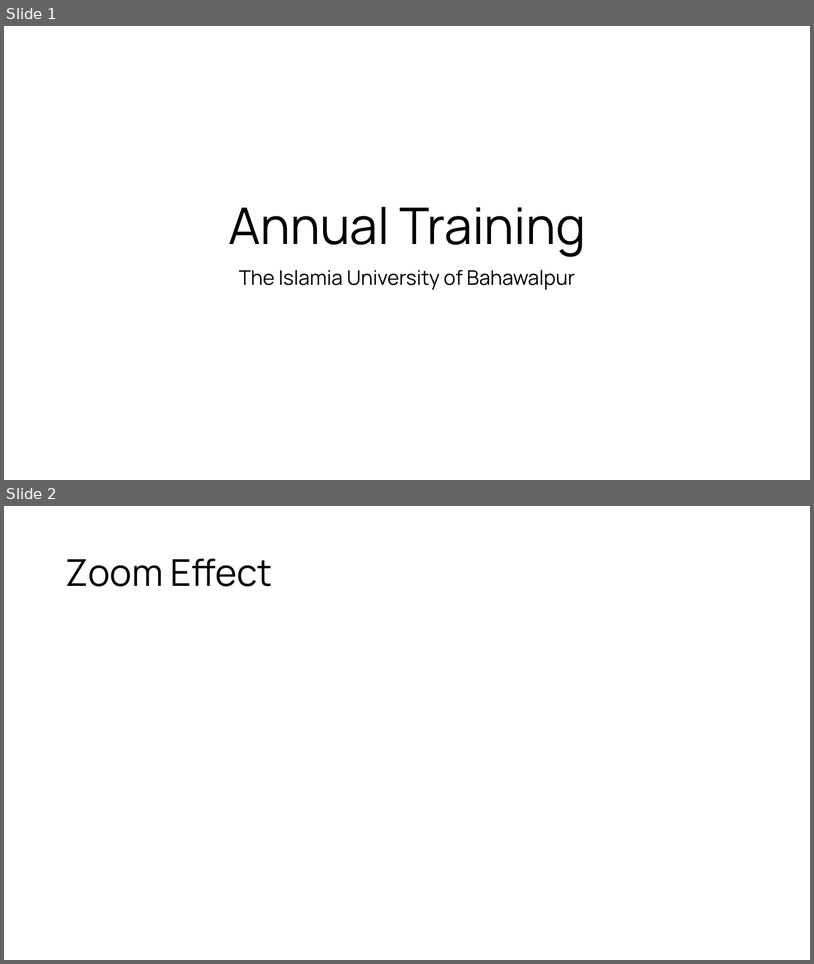
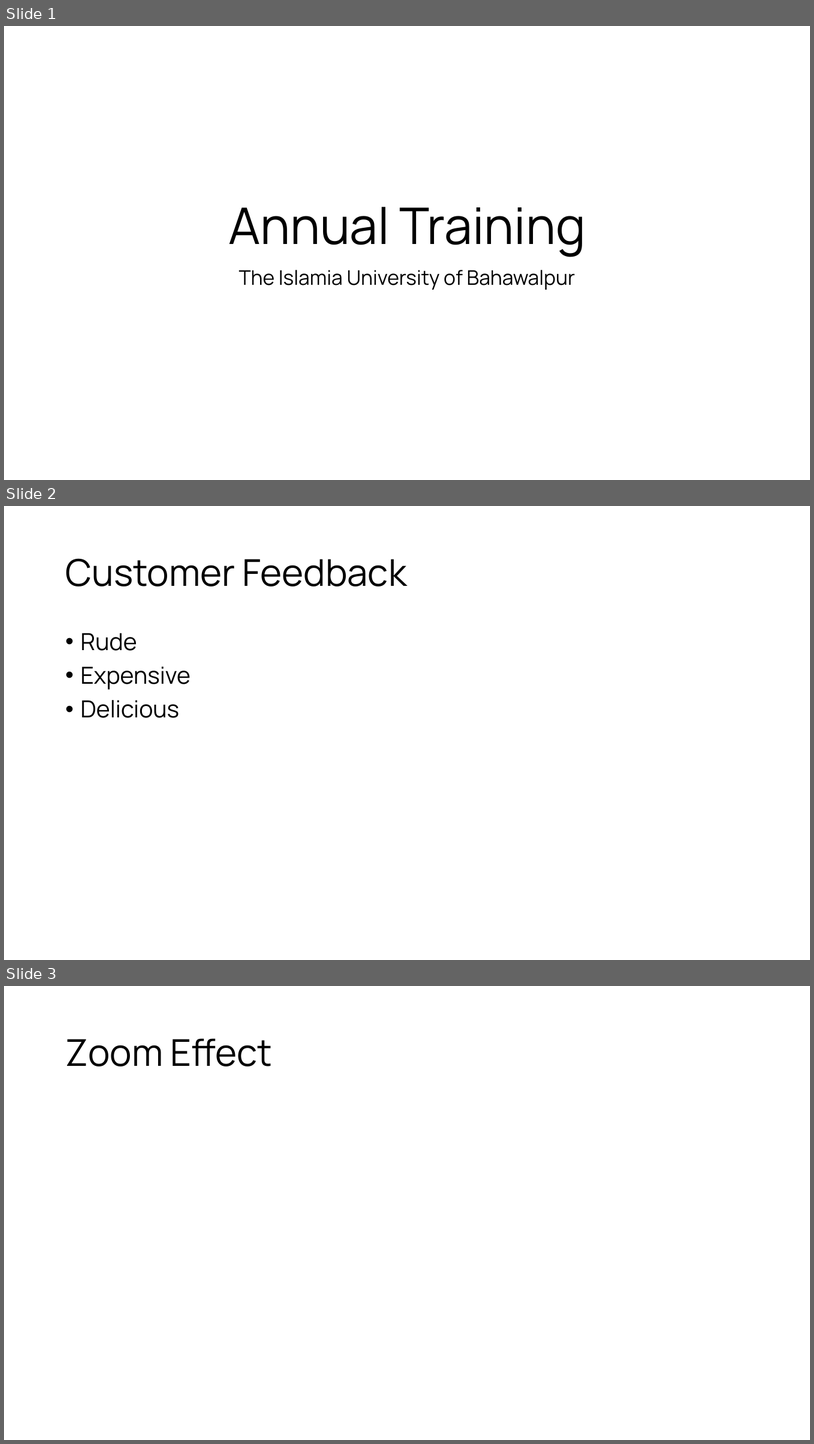
Before and after one commit to tariq-iub/Training, a slide deck: Sample.pptx. Shown one above the other, each under a label of ours: slides 1 and 2 before the commit, slides 1, 2 and 3 after it. The pictures are 814x964 and 814x1444 pixels, drawn with LibreOffice and Linux fonts; fonts in the diff are those of the drawing. Boxes give left, top, right and bottom in pixels: in the first picture for what was removed or moved away, otherwise in the second. Text is boxed around its words. In the diff, an @@ line names an element or a change of style, - is before the commit and + after.

```diff
--- a/Sample.pptx
+++ b/Sample.pptx
@@ slide 2 added at (x1=4, y1=506, x2=810, y2=960), background #FFFFFF @@
@@ title added at (x1=65, y1=558, x2=407, y2=586), 44 pt, text #000000 @@
+Customer Feedback
@@ text added at (x1=81, y1=633, x2=191, y2=718), 28 pt, text #000000 @@
+• Rude
+• Expensive
+• Delicious
@@ what was slide 2 is now slide 3 @@
```
Also in this commit, not shown: 1 other slide added, 2 other files.
